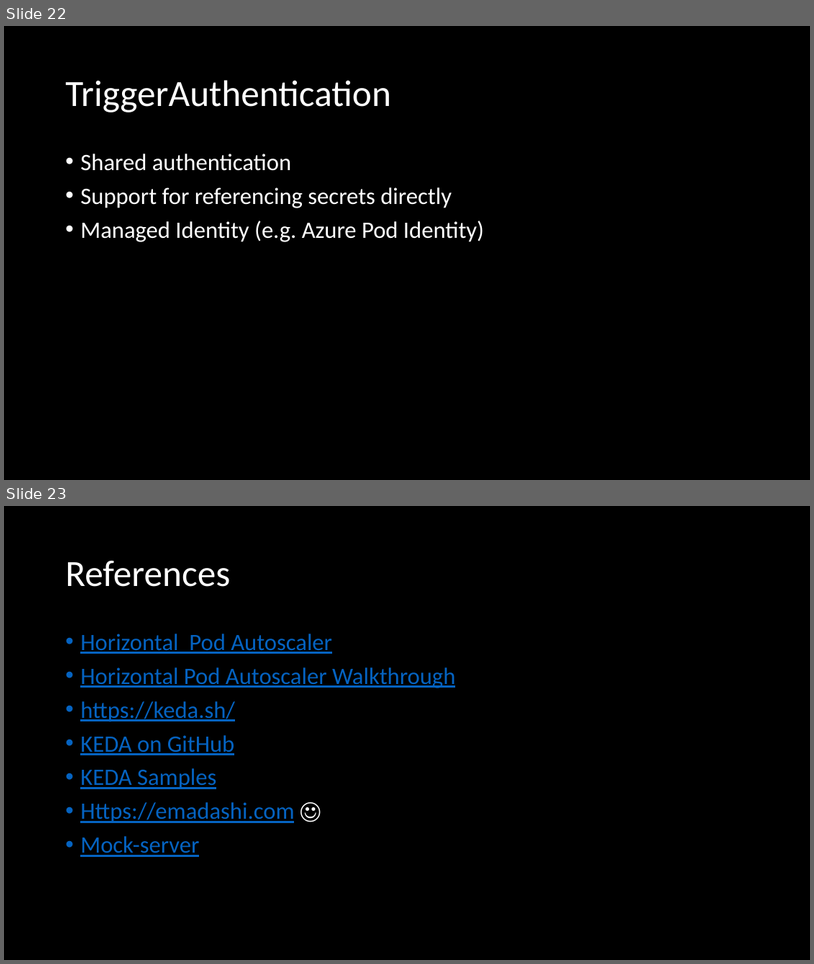
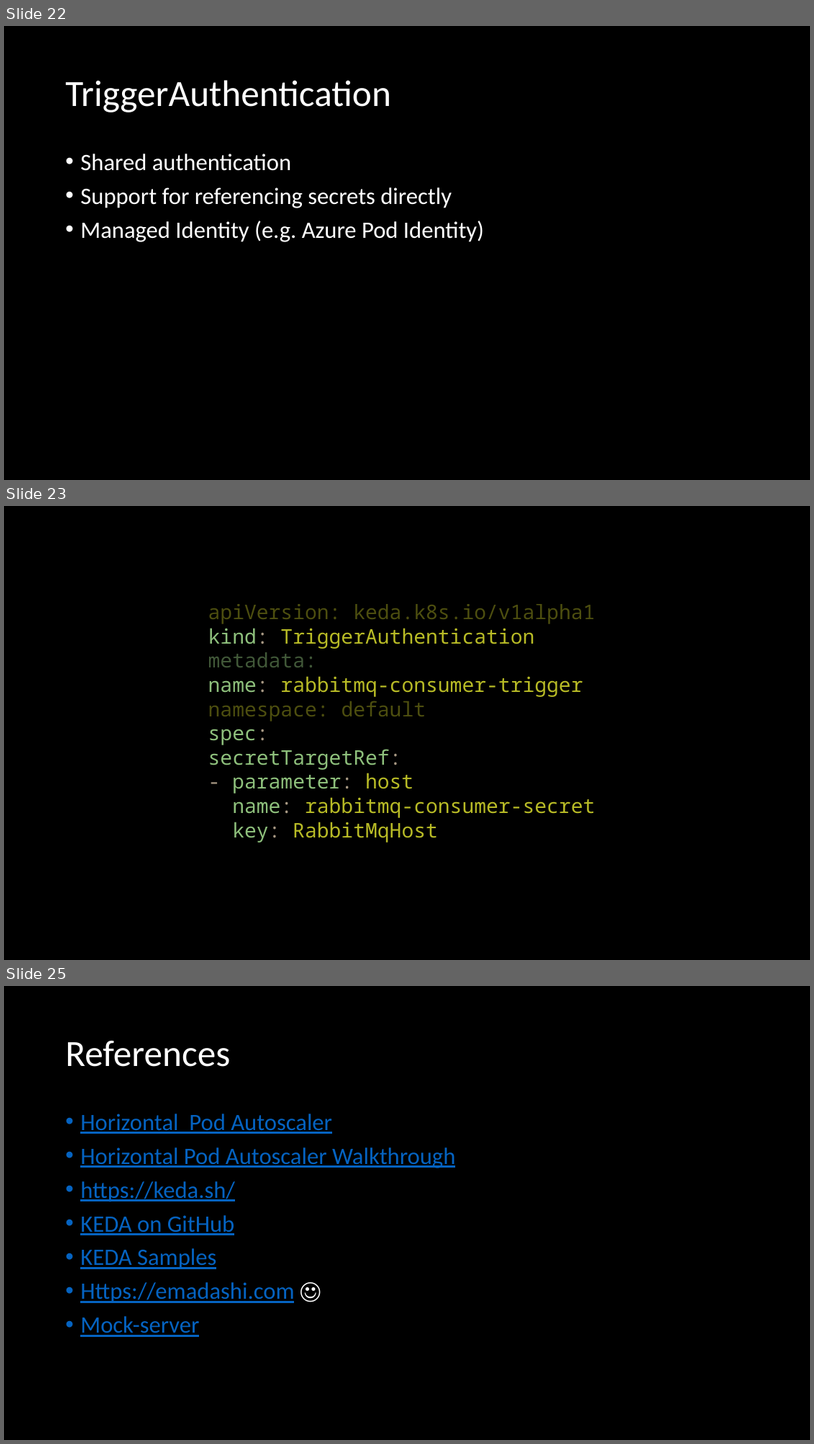
Before and after one commit to eashi/keda-workshop, a slide deck: preso.pptx. Shown one above the other, each under a label of ours: slides 22 and 23 before the commit, slides 22, 23 and 25 after it; the slides between them are not shown. The pictures are 814x964 and 814x1444 pixels, drawn with LibreOffice and Linux fonts; fonts in the diff are those of the drawing. Boxes give left, top, right and bottom in pixels: in the first picture for what was removed or moved away, otherwise in the second. Text is boxed around its words. In the diff, an @@ line names an element or a change of style, - is before the commit and + after.

Commit message:
Add couple of slides for TriggerAuthentication

```diff
--- a/preso.pptx
+++ b/preso.pptx
@@ slide 23 added at (4,506,810,960), background #000000 @@
@@ text added at (208,604,595,842), 24 pt, text #B8BB26 @@
+apiVersion: keda.k8s.io/v1alpha1
+kind: TriggerAuthentication
+metadata:
+name: rabbitmq-consumer-trigger
+namespace: default
+spec:
+secretTargetRef:
+- parameter: host
+name: rabbitmq-consumer-secret
+key: RabbitMqHost
@@ what was slide 23 is now slide 25 @@
```
Also in this commit, not shown: 1 other slide added.
